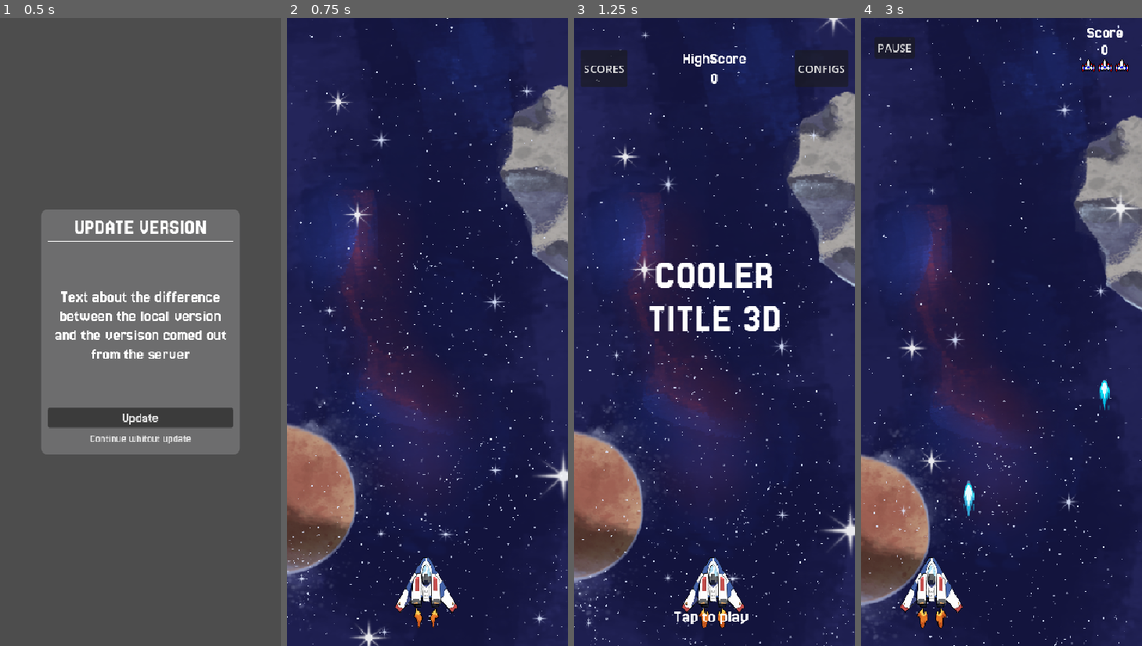
Above: before the commit, frames 1-4 (left to right).
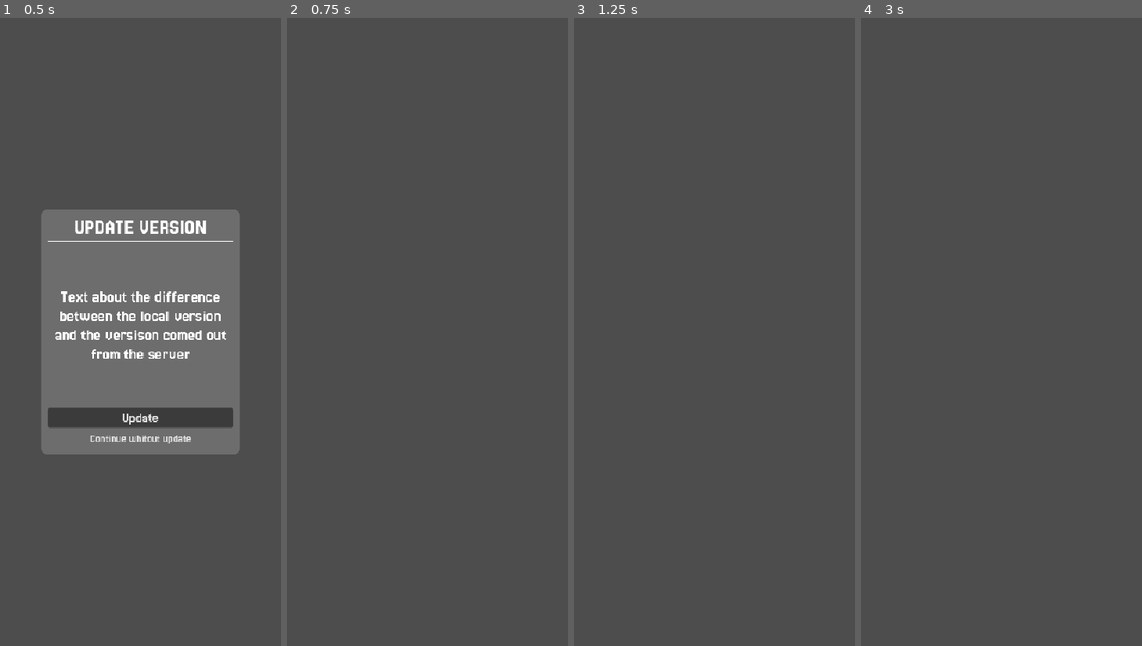
Above: after the commit, the same moments.

Repository: Juawo/space-shooter
Game: Godot game, scene res://scenes/ui/boot_scene/update_pop_up.tscn
The game is run twice, just before and just after one commit, with the same random seed, the same clock (stepped at 60 frames per second) and the same inputs. This scene is started directly instead of the project's main scene. The engine's default icon, where the game draws it, is replaced by a stand-in: a white triangle on a blue panel in a dark square.
Inputs (mouse positions are in pixels of both pictures, inside the frame that each line leads up to):
- Up to frame 1 (0.5 s): no input
- Up to frame 2 (0.75 s): click "Continue whitout update" at 0.5 s
- Up to frame 3 (1.25 s): no input
- Up to frame 4 (3 s): tap Enter at 1.25, 2 s; move the mouse to (1001, 332) at 1.27 s; hold Right (ui_right) 1.28-2.03 s; click (1001, 332) at 1.42 s; move the mouse to (945, 363) at 2.02 s; hold Left (ui_left) 2.03-2.78 s; move the mouse to (1029, 193) at 2.77 s; hold Right (ui_right) from 2.78 s (still down)

Frame 1 is identical in both runs. In frame 2, 99% of the frame differs, in the area x 0-100%, y 0-100%; in frame 3, 99%; in frame 4, 99%.

Commit message:
feat: enhance boot scene with version comparison and registration checks

Diff:
--- a/scenes/ui/boot_scene/boot_scene.tscn
+++ b/scenes/ui/boot_scene/boot_scene.tscn
@@ -4,6 +4,21 @@
 [ext_resource type="PackedScene" uid="uid://crrtm6jpxvoqw" path="res://scenes/game/background/background_layered.tscn" id="2_d6jpf"]
 [ext_resource type="FontFile" uid="uid://d30hgfkq7jl3v" path="res://assets/ui/fonts/Jersey_25/Jersey25-Regular.ttf" id="3_tgvho"]
 [ext_resource type="Texture2D" uid="uid://b8o4lsm6sfc33" path="res://assets/sprites/enemies/enemie_1_variant_1.png" id="4_eqtfd"]
+
+[sub_resource type="Animation" id="Animation_tgvho"]
+length = 0.001
+tracks/0/type = "value"
+tracks/0/imported = false
+tracks/0/enabled = true
+tracks/0/path = NodePath("MarginContainer/Control/VBoxContainer/icon_wrapper/TextureRect:rotation")
+tracks/0/interp = 1
+tracks/0/loop_wrap = true
+tracks/0/keys = {
+"times": PackedFloat32Array(0),
+"transitions": PackedFloat32Array(1),
+"update": 0,
+"values": [0.0]
+}
 
 [sub_resource type="Animation" id="Animation_d6jpf"]
 resource_name = "rotate_icon"
@@ -19,21 +34,6 @@
 "transitions": PackedFloat32Array(1, 1),
 "update": 0,
 "values": [0.0, 6.283185307179586]
-}
-
-[sub_resource type="Animation" id="Animation_tgvho"]
-length = 0.001
-tracks/0/type = "value"
-tracks/0/imported = false
-tracks/0/enabled = true
-tracks/0/path = NodePath("MarginContainer/Control/VBoxContainer/icon_wrapper/TextureRect:rotation")
-tracks/0/interp = 1
-tracks/0/loop_wrap = true
-tracks/0/keys = {
-"times": PackedFloat32Array(0),
-"transitions": PackedFloat32Array(1),
-"update": 0,
-"values": [0.0]
 }
 
 [sub_resource type="AnimationLibrary" id="AnimationLibrary_eqtfd"]
@@ -107,12 +107,40 @@
 size_flags_vertical = 4
 
 [node name="TextureRect" type="TextureRect" parent="MarginContainer/Control/VBoxContainer/icon_wrapper"]
-layout_mode = 0
-offset_top = -52.0
-offset_right = 352.0
-offset_bottom = 128.0
+layout_mode = 1
+anchors_preset = 5
+anchor_left = 0.5
+anchor_right = 0.5
+offset_left = -176.0
+offset_top = -50.999996
+offset_right = 176.0
+offset_bottom = 129.0
+grow_horizontal = 2
 scale = Vector2(0.4, 0.4)
 pivot_offset = Vector2(175.55377, 69.8584)
 size_flags_vertical = 4
 texture = ExtResource("4_eqtfd")
 stretch_mode = 6
+
+[node name="info_wrapper" type="Control" parent="MarginContainer/Control/VBoxContainer"]
+layout_mode = 2
+size_flags_vertical = 4
+
+[node name="info" type="RichTextLabel" parent="MarginContainer/Control/VBoxContainer/info_wrapper"]
+layout_mode = 1
+anchors_preset = 5
+anchor_left = 0.5
+anchor_right = 0.5
+offset_left = -176.0
+offset_top = 60.0
+offset_right = 176.0
+offset_bottom = 102.0
+grow_horizontal = 2
+pivot_offset = Vector2(176, 20)
+theme_override_fonts/normal_font = ExtResource("3_tgvho")
+theme_override_font_sizes/normal_font_size = 20
+bbcode_enabled = true
+text = "[center][wave amp=40.0 freq=6.0 color=#FFFFFF][pulse color=#FFFFFF angle=0.0 height=1.05 freq=3.0]sending request to the server, sorry for the delay, we are using a free service.[/pulse][/wave][/center]
+"
+fit_content = true
+horizontal_alignment = 1
--- a/scripts/ui/boot_scene/boot_scene.gd
+++ b/scripts/ui/boot_scene/boot_scene.gd
@@ -3,8 +3,9 @@
 var server_game_version_data : Dictionary
 var local_game_version : String
 var update_pop_up : PackedScene = preload("res://scenes/ui/boot_scene/update_pop_up.tscn")
+var register_scene : PackedScene = preload("res://scenes/ui/Register/register.tscn")
+@onready var info: RichTextLabel = $MarginContainer/Control/VBoxContainer/info_wrapper/info
 
-# TODO : The register scene come to here, and the unregistered player logic
 # TODO : Compare local player's HighScore VS server player's HighScore to fetch
 
 func _ready() -> void:
@@ -13,23 +14,39 @@
 	await ApiManager.latest_version_received
 	compare_versions()
 
+
 func compare_versions() -> void :
+	info.text = "[center][wave amp=40.0 freq=6.0 color=#FFFFFF][pulse color=#FFFFFF angle=0.0 height=1.05 freq=3.0]comparing versions...[/pulse][/wave][/center]"
 	if server_game_version_data.has("currentVersion"):
 		if server_game_version_data["currentVersion"] != local_game_version:
-			print("DIFF!!! Mostrar Pop-up de Update")
-			var pop_up = update_pop_up.instantiate()
-			add_child(pop_up)
-			pop_up.populate_pop_up(server_game_version_data, local_game_version)
+			var update_pop_up_instance = update_pop_up.instantiate()
+			add_child(update_pop_up_instance)
+			update_pop_up_instance.populate_pop_up(server_game_version_data, local_game_version)
+			update_pop_up_instance.pop_up_closed.connect(check_player_registration)
 		else:
 			print("Versao atualizada! Seguir para o Menu")
-			go_to_main_menu()
+
 	else:
 		printerr("Erro: Chave 'currentVersion' nao encontrada no JSON da API")
-		go_to_main_menu()
+
 
 func _on_latestes_version_received(data : Dictionary) -> void :
 	server_game_version_data = data
 	print("Chegou verssao da API")
 
+func check_player_registration():
+	info.text = "[center][wave amp=40.0 freq=6.0 color=#FFFFFF][pulse color=#FFFFFF angle=0.0 height=1.05 freq=3.0]checking player registration...[/pulse][/wave][/center]"
+	if SaveManager.player_id == "" or SaveManager.player_id == null:
+		var scene = register_scene.instantiate()
+		add_child(scene)
+		await scene.register_pop_up_closed
+	sync_high_score()
+
+func sync_high_score() -> void :
+	info.text = "[center][wave amp=40.0 freq=6.0 color=#FFFFFF][pulse color=#FFFFFF angle=0.0 height=1.05 freq=3.0]sync high score...[/pulse][/wave][/center]"
+	ApiManager.sync_high_score()
+	await ApiManager.highscore_sync_completed
+	go_to_main_menu()
+
 func go_to_main_menu() -> void :
 	get_tree().change_scene_to_file("res://scenes/game/main.tscn")
--- a/scripts/ui/boot_scene/update_pop_up.gd
+++ b/scripts/ui/boot_scene/update_pop_up.gd
@@ -1,5 +1,6 @@
 extends Control
 
+signal pop_up_closed
 
 var uri : String
 
@@ -12,11 +13,11 @@
 func populate_pop_up(new_version_data : Dictionary, old_version_data : String) -> void :
 	if new_version_data.has("isMandatory"):
 		no_update_btn.disabled = new_version_data["isMandatory"]
-		no_update_btn.visible = new_version_data["isMandatory"]
+		no_update_btn.visible = !new_version_data["isMandatory"]
 
 	if new_version_data.has("currentVersion"):
 		content.text = "You game is using the version %s, and the most recente version is %s \n
-		Follow the instructions file in the page!" %[old_version_data, new_version_data["currentVersion"]]
+		Update your game following the instructions file in the page!" %[old_version_data, new_version_data["currentVersion"]]
 
 	if new_version_data.has("downloadUrl"):
 		update_btn.disabled = false
@@ -30,4 +31,5 @@
 	OS.shell_open(uri)
 
 func _on_no_update_btn_pressed() -> void:
-	get_tree().change_scene_to_file("res://scenes/game/main.tscn")
+	pop_up_closed.emit()
+	queue_free()
